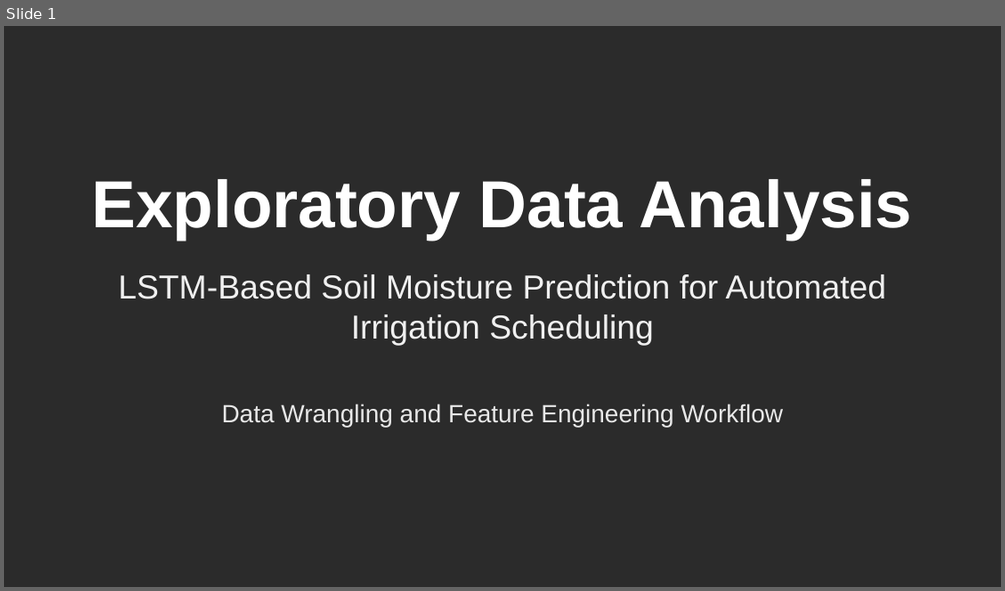
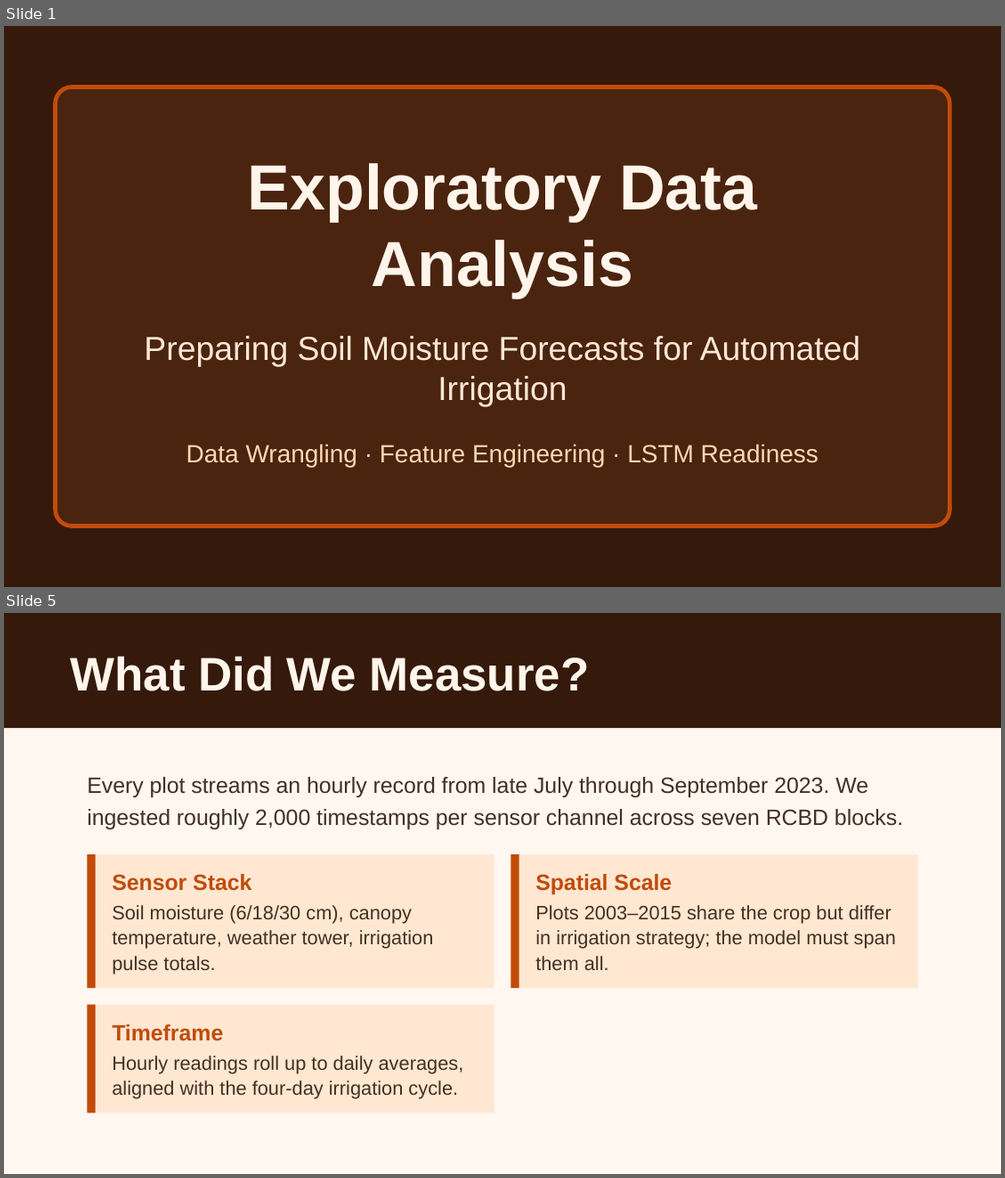
Before and after one commit to Bryan-Nsoh/slide-maker, a slide deck: workspace/presentations/eda-lstm-vwc-prediction.pptx. Shown one above the other, each under a label of ours: slide 1 before the commit, slides 1 and 5 after it; the slides between them are not shown. The pictures are 1005x591 and 1005x1178 pixels, drawn with LibreOffice and Linux fonts; fonts in the diff are those of the drawing; background and template pictures are left out; a plain dark background stands for a picture behind light text. Boxes give left, top, right and bottom in pixels: in the first picture for what was removed or moved away, otherwise in the second. Text is boxed around its words. In the diff, an @@ line names an element or a change of style, - is before the commit and + after.

```diff
--- a/workspace/presentations/eda-lstm-vwc-prediction.pptx
+++ b/workspace/presentations/eda-lstm-vwc-prediction.pptx
@@ slide 5 added at (4, 613, 1001, 1174), background #FFF7F0 @@
@@ rectangle added at (4, 613, 1001, 728), fill #35190B @@
@@ text added at (71, 656, 589, 691), 34 pt, text #FFF5EB, bold @@
+What Did We Measure?
@@ text added at (87, 777, 903, 829), 16 pt, text #433024 @@
+Every plot streams an hourly record from late July through September 2023. We ingested roughly 2,000 timestamps per sensor channel across seven RCBD blocks.
@@ rectangle added at (87, 854, 494, 988), fill #FFE7D1 @@
@@ line added from (92, 854) to (92, 988), #C24B0A 6 pt @@
@@ text added at (112, 874, 251, 891), 16 pt, text #C24B0A, bold @@
+Sensor Stack
@@ rectangle added at (510, 854, 917, 988), fill #FFE7D1 @@
@@ line added from (514, 854) to (514, 988), #C24B0A 6 pt @@
@@ text added at (535, 874, 672, 894), 16 pt, text #C24B0A, bold @@
+Spatial Scale
@@ text added at (112, 905, 434, 973), 14 pt, text #433024 @@
+Soil moisture (6/18/30 cm), canopy temperature, weather tower, irrigation pulse totals.
@@ text added at (535, 905, 896, 970), 14 pt, text #433024 @@
+Plots 2003–2015 share the crop but differ in irrigation strategy; the model must span them all.
@@ rectangle added at (87, 1005, 494, 1113), fill #FFE7D1 @@
@@ line added from (92, 1005) to (92, 1112), #C24B0A 6 pt @@
@@ text added at (112, 1024, 223, 1041), 16 pt, text #C24B0A, bold @@
+Timeframe
@@ text added at (112, 1055, 464, 1099), 14 pt, text #433024 @@
+Hourly readings roll up to daily averages, aligned with the four-day irrigation cycle.
@@ slide 1 changed as well @@
@@ background picture (left out) to #35190B @@
@@ rounded rectangle added at (55, 87, 949, 525), fill #4B2410, outline #C24B0A 3 pt @@
@@ text "Exploratory Data Analysis": place and size @@
-text "Exploratory Data Analysis" at (92, 179, 912, 240)
+text "Exploratory Data Analysis" at (248, 163, 757, 298)
@@ text "Exploratory Data Analysis" at (248, 163, 757, 298): size 48 to 46 pt, text colour #FFFFFF to #FFF5EB; more space between paragraphs @@
@@ text at (144, 336, 860, 407): text changed; text colour #F0F0F0 to #FCE7D6 @@
-LSTM-Based Soil Moisture Prediction for Automated Irrigation Scheduling
+Preparing Soil Moisture Forecasts for Automated Irrigation
@@ text at (186, 443, 818, 467): text changed; text colour #E8E8E8 to #FFD8B2 @@
-Data Wrangling and Feature Engineering Workflow
+Data Wrangling · Feature Engineering · LSTM Readiness
```
Also in this commit, not shown: 21 other slides added, 15 slides removed, 20 other files.
